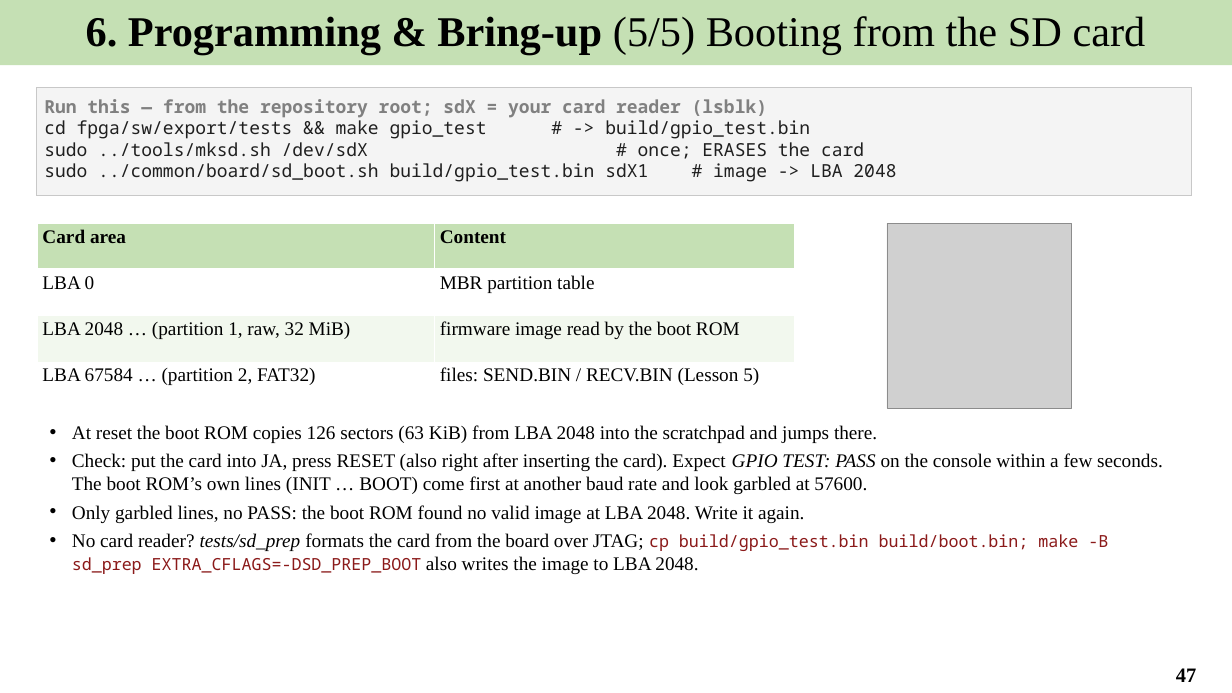
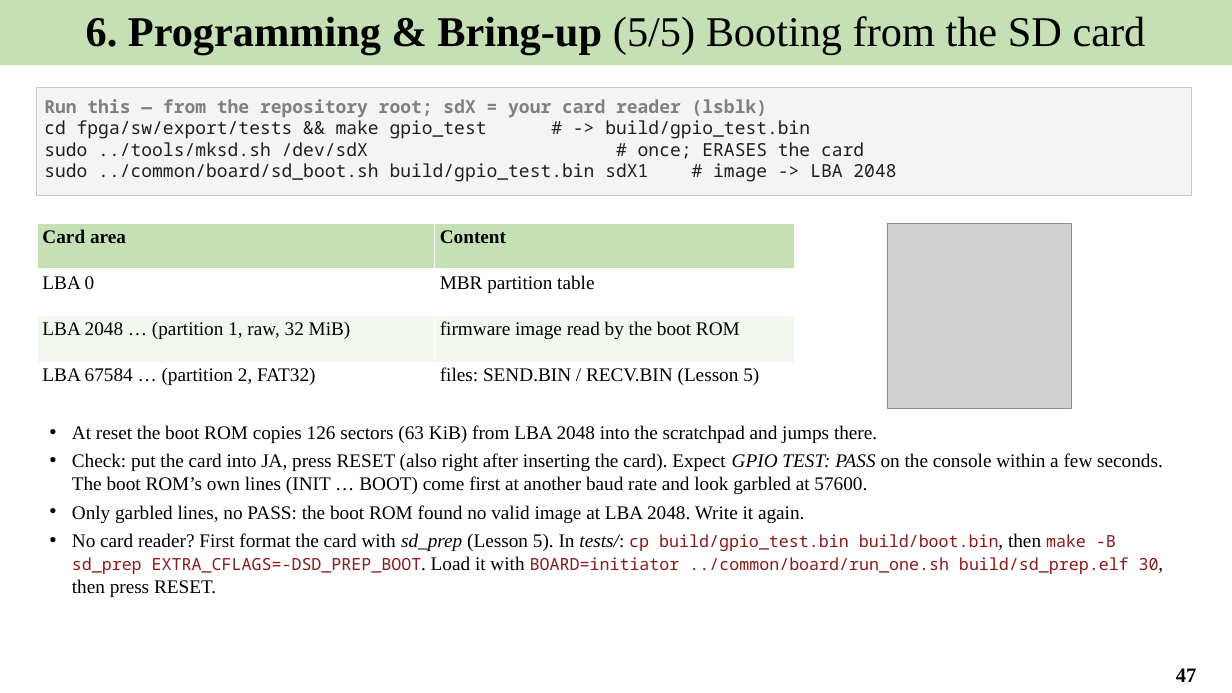
Before and after one commit to Khaiduy/chipyard-edhoc, a slide deck: slide 47 of fpga/sw/export/docs/slides/01_EDHOC_SoC_on_Arty_A7-100T.pptx. Drawn at 1232x693 pixels with LibreOffice and Linux fonts; fonts in the diff are those of the drawing; grey boxes stand for pictures. Boxes give left, top, right and bottom in pixels: in the first picture for what was removed or moved away, otherwise in the second. Text is boxed around its words. In the diff, an @@ line names an element or a change of style, - is before the commit and + after.

```diff
--- a/fpga/sw/export/docs/slides/01_EDHOC_SoC_on_Arty_A7-100T.pptx
+++ b/fpga/sw/export/docs/slides/01_EDHOC_SoC_on_Arty_A7-100T.pptx
@@ text at bbox=[72, 533, 1159, 597]: text changed; size 15 to 13 pt; font Times New Roman to Noto Sans Mono; text colour #000000 to #8B1A1A @@
-• No card reader? tests/sd_prep formats the card from the board over JTAG; cp build/gpio_test.bin build/boot.bin; make -B sd_prep EXTRA_CFLAGS=-DSD_PREP_BOOT also writes the image to LBA 2048.
+• No card reader? First format the card with sd_prep (Lesson 5). In tests/: cp build/gpio_test.bin build/boot.bin, then make -B sd_prep EXTRA_CFLAGS=-DSD_PREP_BOOT. Load it with BOARD=initiator ../common/board/run_one.sh build/sd_prep.elf 30, then press RESET.
```
Also in this commit, not shown: 4 other slides changed, 3 other files.
